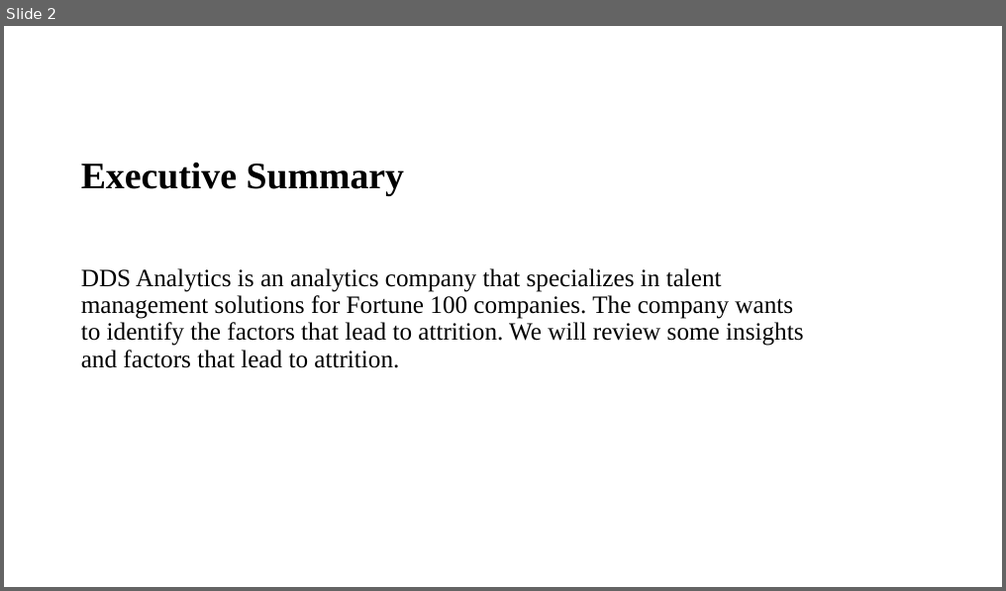
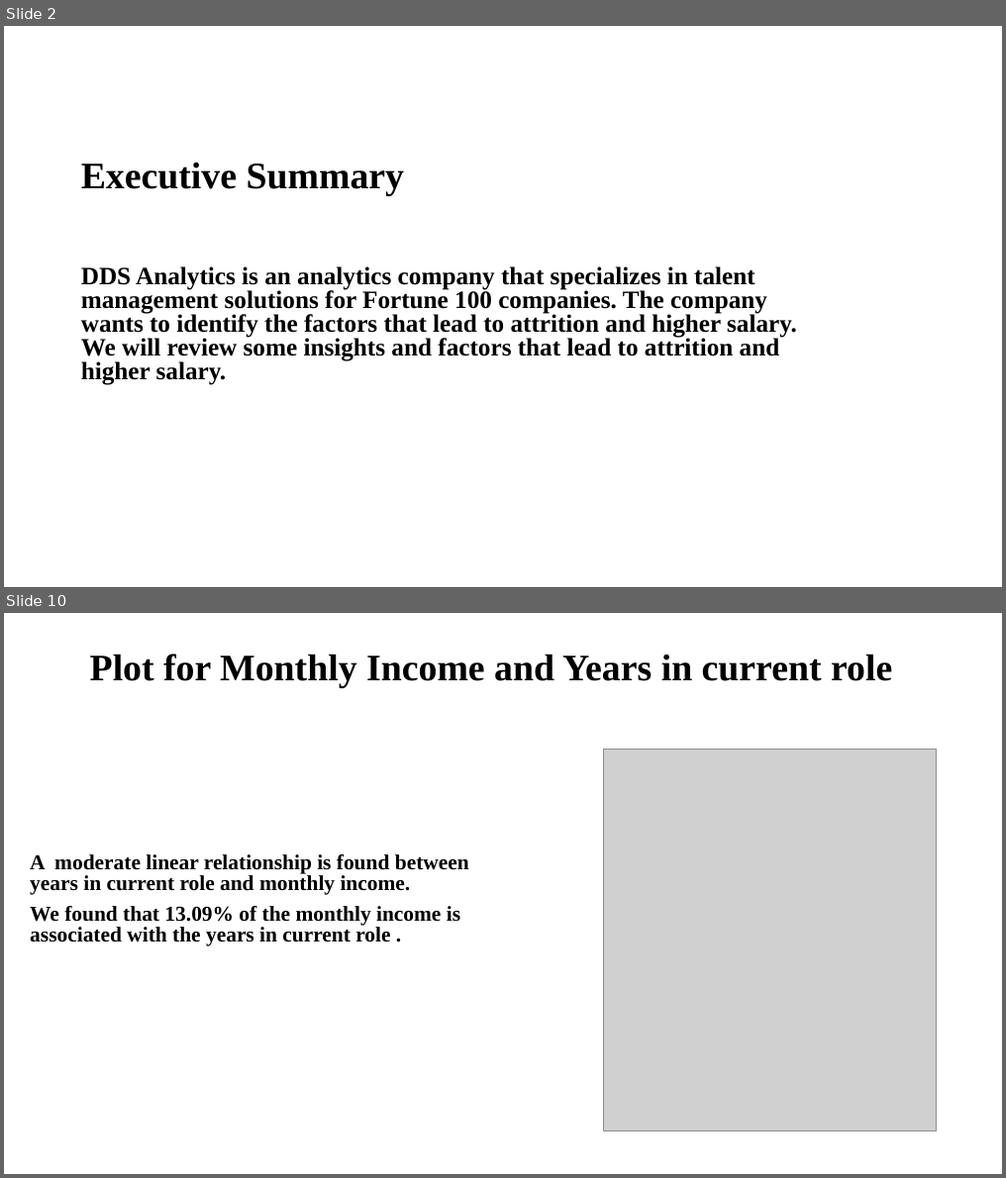
Before and after one commit to RashmiAPatel19/SMU_MSDS_6306_CaseStudy2_Spring2021, a slide deck: RashmiPatelCaseStudy2.pptx. Shown one above the other, each under a label of ours: slide 2 before the commit, slides 2 and 10 after it; the slides between them are not shown. The pictures are 1006x591 and 1006x1178 pixels, drawn with LibreOffice and Linux fonts; fonts in the diff are those of the drawing; grey boxes stand for pictures; background and template pictures are left out. Boxes give left, top, right and bottom in pixels: in the first picture for what was removed or moved away, otherwise in the second. Text is boxed around its words. In the diff, an @@ line names an element or a change of style, - is before the commit and + after.

```diff
--- a/RashmiPatelCaseStudy2.pptx
+++ b/RashmiPatelCaseStudy2.pptx
@@ slide 10 added at [4,613,1002,1174], background picture (left out) @@
@@ title added at [90,654,892,687], 36 pt, text #000000, bold @@
+Plot for Monthly Income and Years in current role
@@ picture added at [604,749,936,1131] @@
@@ subtitle added at [30,855,469,947], 20.4 pt, text #000000, bold @@
+A moderate linear relationship is found between years in current role and monthly income.
+We found that 13.09% of the monthly income is associated with the years in current role .
@@ slide 2 changed as well @@
@@ subtitle at [81,267,797,385]: text changed; bold on @@
-DDS Analytics is an analytics company that specializes in talent management solutions for Fortune 100 companies. The company wants to identify the factors that lead to attrition. We will review some insights and factors that lead to attrition.
+DDS Analytics is an analytics company that specializes in talent management solutions for Fortune 100 companies. The company wants to identify the factors that lead to attrition and higher salary. We will review some insights and factors that lead to attrition and higher salary.
```
Also in this commit, not shown: 2 other slides changed, 21 other slides added.
